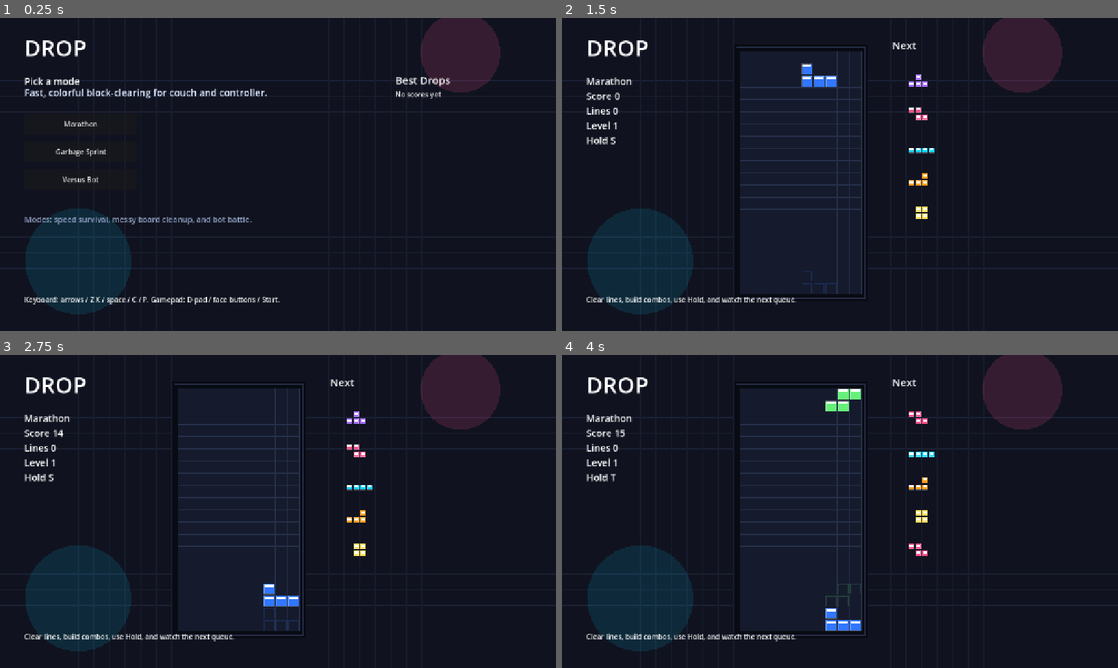
Above: before the commit, frames 1-4 (two rows, left to right).
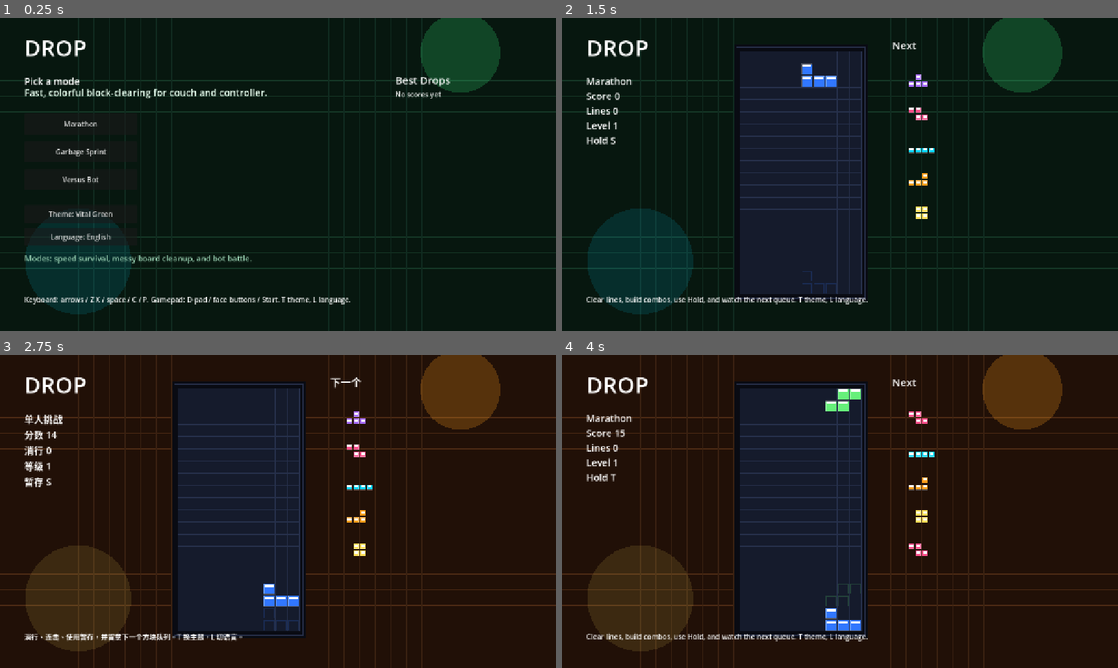
Above: after the commit, the same moments.

Repository: ozbillwang/drop
Game: Godot game, scene res://scenes/main.tscn
The game is run twice, just before and just after one commit, with the same random seed, the same clock (stepped at 60 frames per second) and the same inputs.
Inputs:
- Up to frame 1 (0.25 s): no input
- Up to frame 2 (1.5 s): click "Marathon" at 0.5 s; tap Enter (ui_accept) at 1.25 s; hold Right (move_right) from 1.28 s (still down); hold C (hold) from 1.28 s (still down)
- Up to frame 3 (2.75 s): tap Enter (ui_accept) at 1.52, 1.82, 2, 2.27, 2.57 s; tap T (cycle_theme, bound only after the commit) at 1.55, 2.1 s; release Right (move_right) at 2.03 s; release C (hold) at 2.03 s; hold S from 2.03 s (still down); tap L (toggle_language, bound only after the commit) at 2.3 s
- Up to frame 4 (4 s): release S at 2.78 s; hold L (toggle_language, bound only after the commit) 2.78-3.53 s; hold Right (move_right) from 2.78 s (still down); tap Enter (ui_accept) at 3.05, 3.5, 3.6, 3.77 s; tap C (hold) at 3.8 s

The runs differ from the first frame. In frame 1, 5.1% of the frame differs, in the area x 4-90%, y 0-92%; in frame 2, 3.0%; in frame 3, 13%, in the area x 0-100%, y 0-100%; in frame 4, 12%.

Commit message:
Add themes and bilingual UI

Diff:
--- a/scripts/main.gd
+++ b/scripts/main.gd
@@ -11,11 +11,151 @@
 
 enum Screen { MENU, PLAYING, PAUSED, GAME_OVER }
 enum Mode { MARATHON, SPRINT, VERSUS }
+enum Language { EN, ZH }
 
 const MODE_NAMES := {
 	Mode.MARATHON: "Marathon",
 	Mode.SPRINT: "Garbage Sprint",
 	Mode.VERSUS: "Versus Bot"
+}
+
+const MODE_KEYS := {
+	Mode.MARATHON: "mode_marathon",
+	Mode.SPRINT: "mode_sprint",
+	Mode.VERSUS: "mode_versus"
+}
+
+const THEME_KEYS := ["green", "blue", "orange", "black", "red", "cyan"]
+const THEME_DATA := {
+	"green": {
+		"name_en": "Vital Green",
+		"name_zh": "活力绿",
+		"bg": Color("#07170f"),
+		"grid": Color("#153726"),
+		"grid_alt": Color("#102b20"),
+		"glow_a": Color("#38ff84", 0.20),
+		"glow_b": Color("#00d5ff", 0.12),
+		"text": Color("#e8fff0"),
+		"muted": Color("#9fd8b8")
+	},
+	"blue": {
+		"name_en": "Ocean Blue",
+		"name_zh": "海洋蓝",
+		"bg": Color("#071424"),
+		"grid": Color("#14314d"),
+		"grid_alt": Color("#102842"),
+		"glow_a": Color("#00d5ff", 0.22),
+		"glow_b": Color("#66f07a", 0.10),
+		"text": Color("#e8f7ff"),
+		"muted": Color("#9fc6df")
+	},
+	"orange": {
+		"name_en": "Sunrise Orange",
+		"name_zh": "晨光橙",
+		"bg": Color("#211007"),
+		"grid": Color("#4c2a14"),
+		"grid_alt": Color("#3a2111"),
+		"glow_a": Color("#ff9f1c", 0.24),
+		"glow_b": Color("#ffde59", 0.12),
+		"text": Color("#fff3e1"),
+		"muted": Color("#e7b98c")
+	},
+	"black": {
+		"name_en": "Sport Black",
+		"name_zh": "运动黑",
+		"bg": Color("#07090d"),
+		"grid": Color("#252a34"),
+		"grid_alt": Color("#1a1f2a"),
+		"glow_a": Color("#ffffff", 0.10),
+		"glow_b": Color("#00d5ff", 0.14),
+		"text": Color("#f5f7fb"),
+		"muted": Color("#a8b0c4")
+	},
+	"red": {
+		"name_en": "Pulse Red",
+		"name_zh": "脉冲红",
+		"bg": Color("#20070d"),
+		"grid": Color("#4a1622"),
+		"grid_alt": Color("#36101b"),
+		"glow_a": Color("#ff4f8b", 0.24),
+		"glow_b": Color("#ffde59", 0.10),
+		"text": Color("#ffeaf0"),
+		"muted": Color("#e5a2b5")
+	},
+	"cyan": {
+		"name_en": "Glacier Cyan",
+		"name_zh": "冰川青",
+		"bg": Color("#06191b"),
+		"grid": Color("#154044"),
+		"grid_alt": Color("#103237"),
+		"glow_a": Color("#7dfff2", 0.22),
+		"glow_b": Color("#a66cff", 0.12),
+		"text": Color("#e7fffd"),
+		"muted": Color("#9bd8d3")
+	}
+}
+
+const I18N := {
+	"en": {
+		"pick_mode": "Pick a mode",
+		"controls_hint": "Keyboard: arrows / Z X / space / C / P. Gamepad: D-pad / face buttons / Start. T theme, L language.",
+		"play_hint": "Clear lines, build combos, use Hold, and watch the next queue. T theme, L language.",
+		"paused_hint": "Paused. Press P / Esc / Start to resume.",
+		"game_over_hint": "Press Esc / Start to return to the mode menu.",
+		"tagline": "Fast, colorful block-clearing for couch and controller.",
+		"mode_summary": "Modes: speed survival, messy board cleanup, and bot battle.",
+		"mode_marathon": "Marathon",
+		"mode_sprint": "Garbage Sprint",
+		"mode_versus": "Versus Bot",
+		"score": "Score",
+		"lines": "Lines",
+		"level": "Level",
+		"hold": "Hold",
+		"bot_lines": "Bot lines",
+		"next": "Next",
+		"bot": "Bot",
+		"history": "Best Drops",
+		"no_scores": "No scores yet",
+		"theme": "Theme",
+		"language": "Language",
+		"english": "English",
+		"chinese": "中文",
+		"paused": "Paused",
+		"game_over": "Game Over",
+		"board_cleared": "Board Cleared!",
+		"you_win": "You Win!",
+		"bot_wins": "Bot Wins"
+	},
+	"zh": {
+		"pick_mode": "选择玩法",
+		"controls_hint": "键盘：方向键 / Z X / 空格 / C / P。手柄：十字键 / 功能键 / Start。T 换主题，L 切语言。",
+		"play_hint": "消行、连击、使用暂存，并留意下一个方块队列。T 换主题，L 切语言。",
+		"paused_hint": "已暂停。按 P / Esc / Start 继续。",
+		"game_over_hint": "按 Esc / Start 返回玩法菜单。",
+		"tagline": "快节奏、色彩鲜活，适合沙发和手柄的落块消除。",
+		"mode_summary": "玩法：加速生存、残局清理、Bot 对战。",
+		"mode_marathon": "单人挑战",
+		"mode_sprint": "残局速清",
+		"mode_versus": "Bot 对战",
+		"score": "分数",
+		"lines": "消行",
+		"level": "等级",
+		"hold": "暂存",
+		"bot_lines": "Bot 消行",
+		"next": "下一个",
+		"bot": "Bot",
+		"history": "历史高分",
+		"no_scores": "暂无分数",
+		"theme": "背景",
+		"language": "语言",
+		"english": "English",
+		"chinese": "中文",
+		"paused": "已暂停",
+		"game_over": "游戏结束",
+		"board_cleared": "清理完成！",
+		"you_win": "你赢了！",
+		"bot_wins": "Bot 获胜"
+	}
 }
 
 const PALETTE := {
@@ -42,6 +182,8 @@
 var screen := Screen.MENU
 var mode := Mode.MARATHON
 var selected_mode := 0
+var language := Language.EN
+var theme_index := 0
 var board: Array = []
 var bot_board: Array = []
 var active := ""
@@ -64,7 +206,7 @@
 var bot_clock := 0.0
 var bot_lines := 0
 var bot_alive := true
-var winner_text := ""
+var result_key := ""
 var history: Array = []
 var rng := RandomNumberGenerator.new()
 
@@ -73,6 +215,8 @@
 var hint_label: Label
 var history_box: VBoxContainer
 var menu_buttons: Array[Button] = []
+var theme_button: Button
+var language_button: Button
 
 
 func _ready() -> void:
@@ -98,6 +242,8 @@
 	_add_action_key("hold", KEY_C)
 	_add_action_key("pause", KEY_ESCAPE)
 	_add_action_key("pause", KEY_P)
+	_add_action_key("cycle_theme", KEY_T)
+	_add_action_key("toggle_language", KEY_L)
 	_add_action_key("ui_accept", KEY_ENTER)
 	_add_action_key("ui_accept", KEY_SPACE)
 	_add_action_joy_button("move_left", JOY_BUTTON_DPAD_LEFT)
@@ -128,7 +274,6 @@
 
 func _build_ui() -> void:
 	title_label = Label.new()
-	title_label.text = "DROP"
 	title_label.add_theme_font_size_override("font_size", 52)
 	title_label.position = Vector2(56, 32)
 	add_child(title_label)
@@ -149,10 +294,8 @@
 	history_box.size = Vector2(270, 390)
 	add_child(history_box)
 
-	var labels := ["Marathon", "Garbage Sprint", "Versus Bot"]
-	for i in labels.size():
+	for i in 3:
 		var button := Button.new()
-		button.text = labels[i]
 		button.position = Vector2(56, 220 + i * 64)
 		button.size = Vector2(260, 48)
 		button.pressed.connect(func() -> void:
@@ -161,16 +304,92 @@
 		add_child(button)
 		menu_buttons.append(button)
 
+	theme_button = Button.new()
+	theme_button.position = Vector2(56, 430)
+	theme_button.size = Vector2(260, 42)
+	theme_button.pressed.connect(_cycle_theme)
+	add_child(theme_button)
+
+	language_button = Button.new()
+	language_button.position = Vector2(56, 482)
+	language_button.size = Vector2(260, 42)
+	language_button.pressed.connect(_toggle_language)
+	add_child(language_button)
+
+
+func _language_code() -> String:
+	return "zh" if language == Language.ZH else "en"
+
+
+func _text(key: String) -> String:
+	return I18N[_language_code()].get(key, key)
+
+
+func _mode_name(value: int) -> String:
+	return _text(MODE_KEYS[value])
+
+
+func _theme_data() -> Dictionary:
+	return THEME_DATA[THEME_KEYS[theme_index]]
+
+
+func _theme_name() -> String:
+	var data := _theme_data()
+	return data["name_zh"] if language == Language.ZH else data["name_en"]
+
+
+func _legacy_mode_name(raw: Variant) -> String:
+	if raw is int:
+		return _mode_name(raw)
+	match String(raw):
+		"Marathon":
+			return _mode_name(Mode.MARATHON)
+		"Garbage Sprint":
+			return _mode_name(Mode.SPRINT)
+		"Versus Bot":
+			return _mode_name(Mode.VERSUS)
+	return String(raw)
+
+
+func _refresh_static_text() -> void:
+	title_label.text = "DROP"
+	for i in menu_buttons.size():
+		menu_buttons[i].text = _mode_name(i)
+	theme_button.text = "%s: %s" % [_text("theme"), _theme_name()]
+	language_button.text = "%s: %s" % [_text("language"), _text("chinese") if language == Language.ZH else _text("english")]
+	if screen == Screen.MENU:
+		stats_label.text = _text("pick_mode")
+		hint_label.text = _text("controls_hint")
+	elif screen == Screen.PAUSED:
+		hint_label.text = _text("paused_hint")
+	elif screen == Screen.GAME_OVER:
+		hint_label.text = _text("game_over_hint")
+	else:
+		_update_labels()
+	_update_history_ui()
+
+
+func _cycle_theme() -> void:
+	theme_index = (theme_index + 1) % THEME_KEYS.size()
+	_refresh_static_text()
+	queue_redraw()
+
+
+func _toggle_language() -> void:
+	language = Language.ZH if language == Language.EN else Language.EN
+	_refresh_static_text()
+	queue_redraw()
+
 
 func _show_menu() -> void:
 	screen = Screen.MENU
-	title_label.text = "DROP"
-	stats_label.text = "Pick a mode"
-	hint_label.text = "Keyboard: arrows / Z X / space / C / P. Gamepad: D-pad / face buttons / Start."
 	history_box.visible = true
 	history_box.position = Vector2(910, 126)
 	for button in menu_buttons:
 		button.visible = true
+	theme_button.visible = true
+	language_button.visible = true
+	_refresh_static_text()
 	_update_history_ui()
 	queue_redraw()
 
@@ -201,12 +420,14 @@
 	move_repeat_clock = 0.0
 	move_repeat_started = false
 	bot_clock = 0.0
-	winner_text = ""
+	result_key = ""
 	for i in 5:
 		next_queue.append(_draw_piece())
 	_spawn_piece()
 	for button in menu_buttons:
 		button.visible = false
+	theme_button.visible = false
+	language_button.visible = false
 	history_box.visible = false
 	_update_labels()
 	queue_redraw()
@@ -236,7 +457,7 @@
 	active_rot = 0
 	hold_locked = false
 	if not _can_place(active, active_pos, active_rot, board):
-		_finish_game("Game Over")
+		_finish_game("game_over")
 
 
 func _process(delta: float) -> void:
@@ -262,10 +483,16 @@
 
 
 func _unhandled_input(event: InputEvent) -> void:
+	if event.is_action_pressed("cycle_theme"):
+		_cycle_theme()
+		return
+	if event.is_action_pressed("toggle_language"):
+		_toggle_language()
+		return
 	if event.is_action_pressed("pause"):
 		if screen == Screen.PLAYING:
 			screen = Screen.PAUSED
-			hint_label.text = "Paused. Press P / Esc / Start to resume."
+			hint_label.text = _text("paused_hint")
 		elif screen == Screen.PAUSED:
 			screen = Screen.PLAYING
 		elif screen == Screen.GAME_OVER:
@@ -373,7 +600,7 @@
 		active_pos = Vector2i(5, 1)
 		active_rot = 0
 		if not _can_place(active, active_pos, active_rot, board):
-			_finish_game("Game Over")
+			_finish_game("game_over")
 	hold_locked = true
 
 
@@ -384,7 +611,7 @@
 	var cleared := _clear_lines(board)
 	_award(cleared)
 	if mode == Mode.SPRINT and _count_filled(board) == 0:
-		_finish_game("Board Cleared!")
+		_finish_game("board_cleared")
 		return
 	if mode == Mode.VERSUS and cleared > 1:
 		_add_garbage(bot_board, cleared - 1)
@@ -449,9 +676,9 @@
 		_add_garbage(board, clears - 1)
 	if _board_too_high(bot_board):
 		bot_alive = false
-		_finish_game("You Win!")
+		_finish_game("you_win")
 	elif _board_too_high(board):
-		_finish_game("Bot Wins")
+		_finish_game("bot_wins")
 
 
 func _remove_random_bot_line() -> void:
@@ -515,19 +742,19 @@
 	return ghost
 
 
-func _finish_game(message: String) -> void:
-	winner_text = message
+func _finish_game(message_key: String) -> void:
+	result_key = message_key
 	screen = Screen.GAME_OVER
 	_save_score()
 	_update_history_ui()
 	history_box.visible = true
 	history_box.position = Vector2(910, 126)
-	hint_label.text = "Press Esc / Start to return to the mode menu."
+	hint_label.text = _text("game_over_hint")
 
 
 func _save_score() -> void:
 	var entry := {
-		"mode": MODE_NAMES[mode],
+		"mode": mode,
 		"score": score,
 		"lines": lines,
 		"level": level,
@@ -558,34 +785,38 @@
 	for child in history_box.get_children():
 		child.queue_free()
 	var header := Label.new()
-	header.text = "Best Drops"
+	header.text = _text("history")
 	header.add_theme_font_size_override("font_size", 24)
 	history_box.add_child(header)
 	if history.is_empty():
 		var empty := Label.new()
-		empty.text = "No scores yet"
+		empty.text = _text("no_scores")
 		history_box.add_child(empty)
 		return
 	for i in min(history.size(), 8):
 		var entry = history[i]
 		var label := Label.new()
-		label.text = "%d. %s  %d" % [i + 1, entry.get("mode", "Mode"), int(entry.get("score", 0))]
+		label.text = "%d. %s  %d" % [i + 1, _legacy_mode_name(entry.get("mode", Mode.MARATHON)), int(entry.get("score", 0))]
 		label.add_theme_font_size_override("font_size", 16)
 		history_box.add_child(label)
 
 
 func _update_labels() -> void:
 	title_label.text = "DROP"
-	stats_label.text = "%s\nScore %d\nLines %d\nLevel %d\nHold %s" % [
-		MODE_NAMES[mode],
+	stats_label.text = "%s\n%s %d\n%s %d\n%s %d\n%s %s" % [
+		_mode_name(mode),
+		_text("score"),
 		score,
+		_text("lines"),
 		lines,
+		_text("level"),
 		level,
+		_text("hold"),
 		hold_piece if not hold_piece.is_empty() else "-"
 	]
 	if mode == Mode.VERSUS:
-		stats_label.text += "\nBot lines %d" % bot_lines
-	hint_label.text = "Clear lines, build combos, use Hold, and watch the next queue."
+		stats_label.text += "\n%s %d" % [_text("bot_lines"), bot_lines]
+	hint_label.text = _text("play_hint")
 
 
 func _draw() -> void:
@@ -598,24 +829,26 @@
 	if mode == Mode.VERSUS:
 		_draw_board(bot_board, Vector2(950, 112), false, 16)
 	if screen == Screen.PAUSED:
-		_draw_overlay("PAUSED")
+		_draw_overlay(_text("paused"))
 	elif screen == Screen.GAME_OVER:
-		_draw_overlay(winner_text)
+		_draw_overlay(_text(result_key))
 
 
 func _draw_background() -> void:
-	draw_rect(Rect2(Vector2.ZERO, size), Color("#10131f"))
+	var theme := _theme_data()
+	draw_rect(Rect2(Vector2.ZERO, size), theme["bg"])
 	for y in range(0, int(size.y), 36):
-		draw_line(Vector2(0, y), Vector2(size.x, y), Color("#1b2135"), 1.0)
+		draw_line(Vector2(0, y), Vector2(size.x, y), theme["grid"], 1.0)
 	for x in range(0, int(size.x), 36):
-		draw_line(Vector2(x, 0), Vector2(x, size.y), Color("#171d30"), 1.0)
-	draw_circle(Vector2(1060, 80), 92, Color("#ff4f8b", 0.16))
-	draw_circle(Vector2(180, 560), 122, Color("#00d5ff", 0.12))
+		draw_line(Vector2(x, 0), Vector2(x, size.y), theme["grid_alt"], 1.0)
+	draw_circle(Vector2(1060, 80), 92, theme["glow_a"])
+	draw_circle(Vector2(180, 560), 122, theme["glow_b"])
 
 
 func _draw_menu() -> void:
-	draw_string(get_theme_default_font(), Vector2(56, 180), "Fast, colorful block-clearing for couch and controller.", HORIZONTAL_ALIGNMENT_LEFT, -1, 22, Color("#dce7ff"))
-	draw_string(get_theme_default_font(), Vector2(56, 470), "Modes: speed survival, messy board cleanup, and bot battle.", HORIZONTAL_ALIGNMENT_LEFT, -1, 18, Color("#93a3c6"))
+	var theme := _theme_data()
+	draw_string(get_theme_default_font(), Vector2(56, 180), _text("tagline"), HORIZONTAL_ALIGNMENT_LEFT, -1, 22, theme["text"])
+	draw_string(get_theme_default_font(), Vector2(56, 560), _text("mode_summary"), HORIZONTAL_ALIGNMENT_LEFT, -1, 18, theme["muted"])
 
 
 func _draw_board(target_board: Array, origin: Vector2, include_active: bool, block_size: int = BLOCK) -> void:
@@ -651,11 +884,11 @@
 func _draw_side_panel() -> void:
 	var font := get_theme_default_font()
 	var next_x := 720 if mode == Mode.VERSUS else 760
-	draw_string(font, Vector2(next_x, 72), "Next", HORIZONTAL_ALIGNMENT_LEFT, -1, 24, Color("#ffffff"))
+	draw_string(font, Vector2(next_x, 72), _text("next"), HORIZONTAL_ALIGNMENT_LEFT, -1, 24, Color("#ffffff"))
 	for i in min(5, next_queue.size()):
 		_draw_mini_piece(next_queue[i], Vector2(next_x + 20, 112 + i * 76), 16)
 	if mode == Mode.VERSUS:
-		draw_string(font, Vector2(950, 72), "Bot", HORIZONTAL_ALIGNMENT_LEFT, -1, 24, Color("#ffffff"))
+		draw_string(font, Vector2(950, 72), _text("bot"), HORIZONTAL_ALIGNMENT_LEFT, -1, 24, Color("#ffffff"))
 
 
 func _draw_mini_piece(piece: String, origin: Vector2, mini: int) -> void:
@@ -667,6 +900,6 @@
 func _draw_overlay(text: String) -> void:
 	var rect := Rect2(Vector2(360, 250), Vector2(560, 160))
 	draw_rect(rect, Color("#090b13", 0.92))
-	draw_rect(rect, Color("#ffde59"), false, 3.0)
+	draw_rect(rect, PALETTE["O"], false, 3.0)
 	draw_string(get_theme_default_font(), rect.position + Vector2(44, 70), text, HORIZONTAL_ALIGNMENT_LEFT, -1, 36, Color("#ffffff"))
-	draw_string(get_theme_default_font(), rect.position + Vector2(44, 112), "Score %d" % score, HORIZONTAL_ALIGNMENT_LEFT, -1, 22, Color("#dce7ff"))
+	draw_string(get_theme_default_font(), rect.position + Vector2(44, 112), "%s %d" % [_text("score"), score], HORIZONTAL_ALIGNMENT_LEFT, -1, 22, Color("#dce7ff"))
Not shown, changed: README.md
